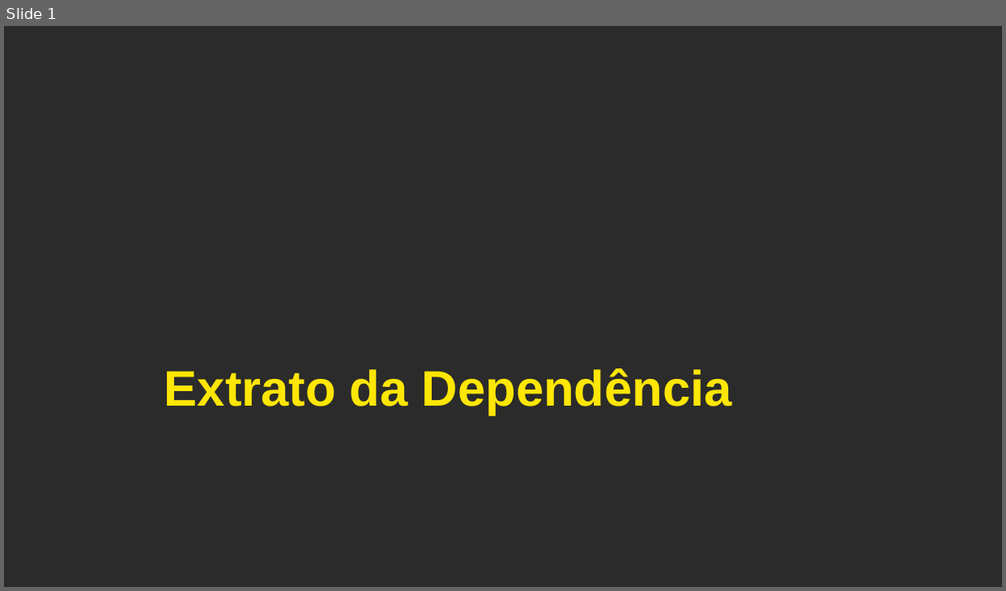
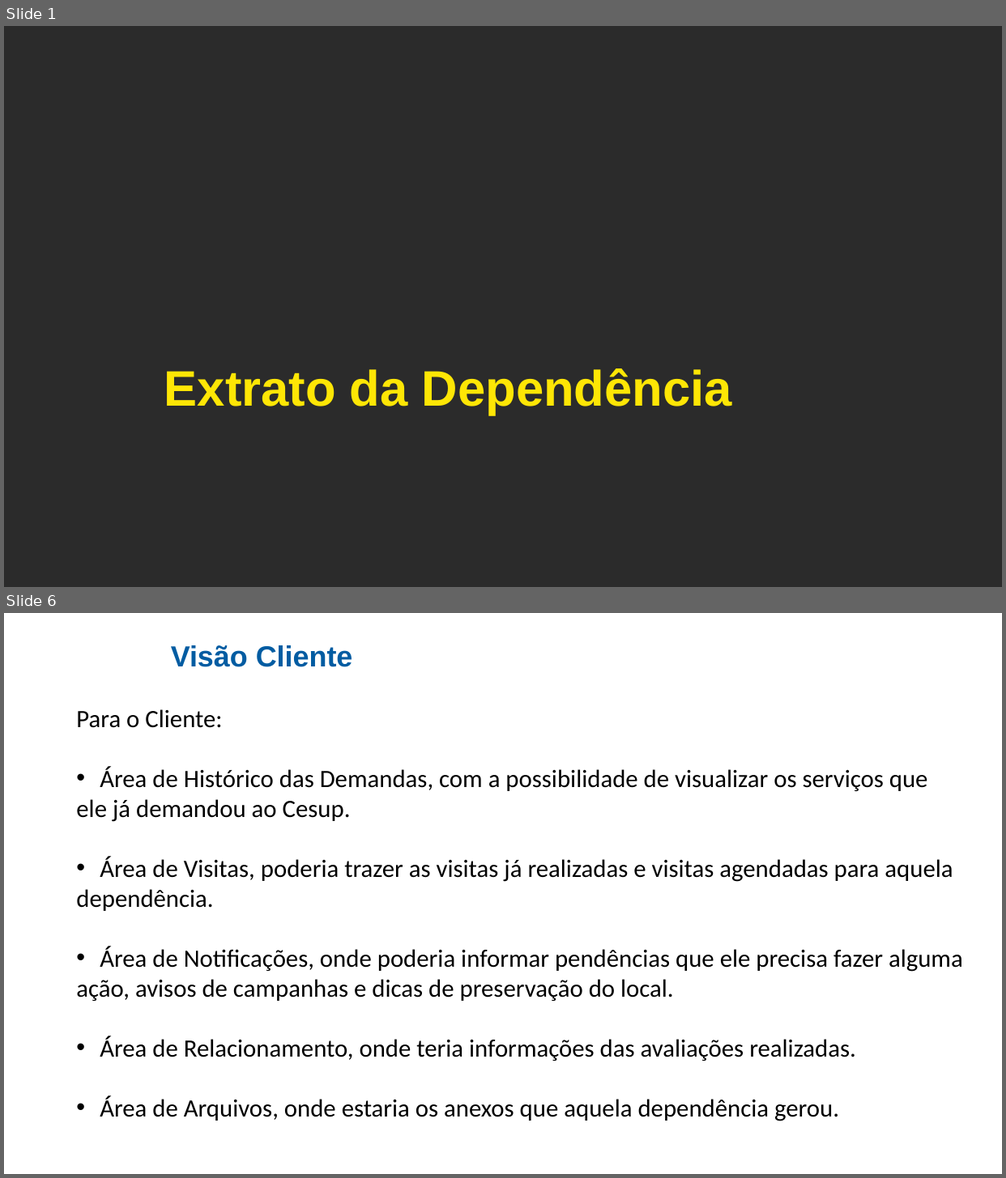
Before and after one commit to cezarnk/projetos, a slide deck: Apresentação Cesup Rede/Projeto 2.pptx. Shown one above the other, each under a label of ours: slide 1 before the commit, slides 1 and 6 after it; the slides between them are not shown. The pictures are 1006x591 and 1006x1178 pixels, drawn with LibreOffice and Linux fonts; fonts in the diff are those of the drawing; background and template pictures are left out; a plain dark background stands for a picture behind light text. Boxes give left, top, right and bottom in pixels: in the first picture for what was removed or moved away, otherwise in the second. Text is boxed around its words. In the diff, an @@ line names an element or a change of style, - is before the commit and + after.

```diff
--- a/Apresentação Cesup Rede/Projeto 2.pptx
+++ b/Apresentação Cesup Rede/Projeto 2.pptx
@@ slide 6 added at [4,613,1002,1174], background picture (left out) @@
@@ text added at [171,645,353,667], 28 pt, text #015CA2, bold @@
+Visão Cliente
@@ text added at [76,709,963,1122], 24 pt, text #000000 @@
+Para o Cliente:
+• Área de Histórico das Demandas, com a possibilidade de visualizar os serviços que
+ele já demandou ao Cesup.
+• Área de Visitas, poderia trazer as visitas já realizadas e visitas agendadas para aquela
+dependência.
+• Área de Notificações, onde poderia informar pendências que ele precisa fazer alguma
+ação, avisos de campanhas e dicas de preservação do local.
+• Área de Relacionamento, onde teria informações das avaliações realizadas.
+• Área de Arquivos, onde estaria os anexos que aquela dependência gerou.
```
Also in this commit, not shown: 3 slides changed, 3 other slides added, 4 slides removed, 4 other files.
